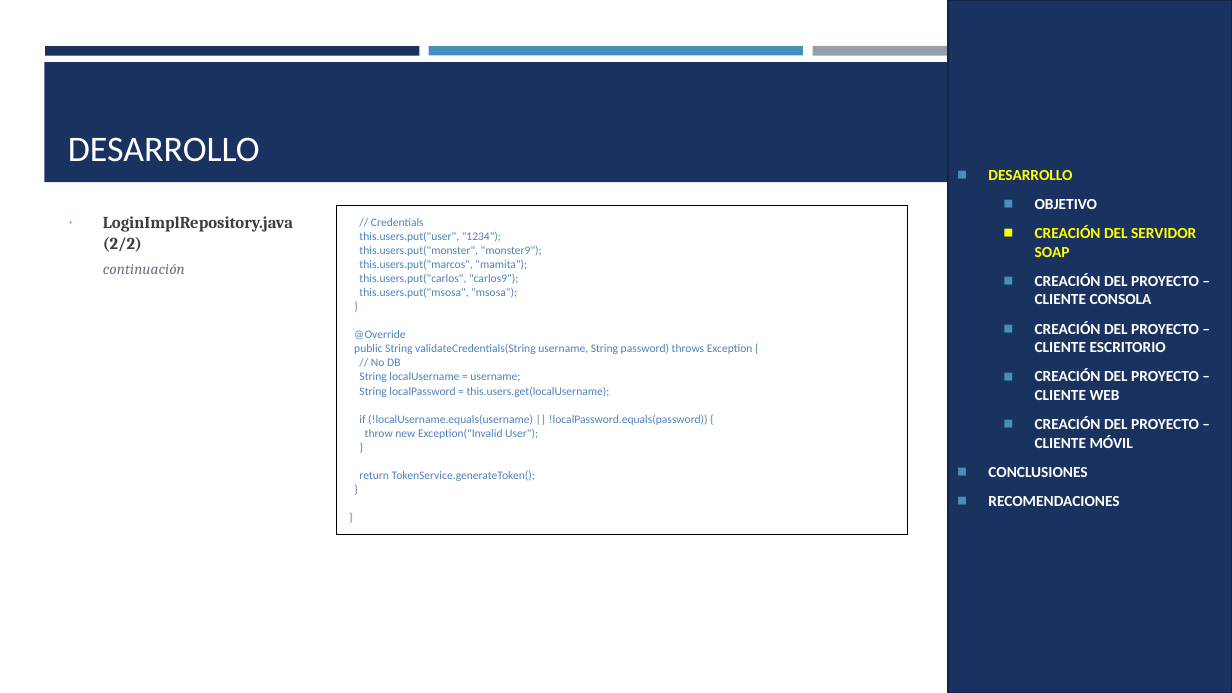
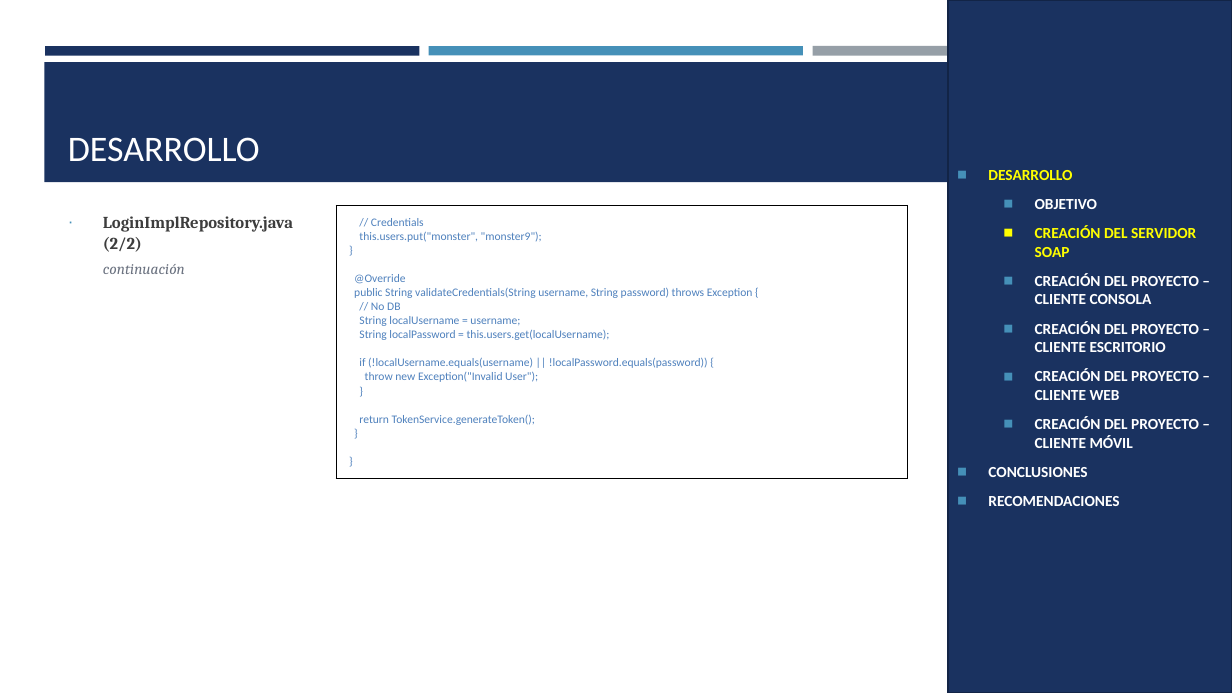
Before and after one commit to IMarcusDev/TI.1.1.-PAO202651_SOAP_JAVA_SINBDD_NRC_36883_GR04, a slide deck: slide 23 of 05. DOCUMENTACION/PRESENTACION TI.1.1. SOAP sin BDD en JAVA GR4.pptx. Drawn at 1232x693 pixels with LibreOffice and Linux fonts; fonts in the diff are those of the drawing. Boxes give left, top, right and bottom in pixels: in the first picture for what was removed or moved away, otherwise in the second. Text is boxed around its words. In the diff, an @@ line names an element or a change of style, - is before the commit and + after.

```diff
--- a/05. DOCUMENTACION/PRESENTACION TI.1.1. SOAP sin BDD en JAVA GR4.pptx
+++ b/05. DOCUMENTACION/PRESENTACION TI.1.1. SOAP sin BDD en JAVA GR4.pptx
@@ table at bbox=[336, 205, 908, 462] @@
@@ row 1, column 1: "// Credentials / this.users.put("user", "1234"); / this.users.put("monster", "monster9"); / this.users.put("marcos", "mamita"); / this.users.put("carlos", "carlos9"); / this.users.put("msosa", "msosa"); / } / @Override / public String validateCredentials(String username, String password) throws Exception { / // No DB / String localUsername = username; / String localPassword = this.users.get(localUsername); / if (!localUsername.equals(username) || !localPassword.equals(password)) { / throw new Exception("Invalid User"); / } / return TokenService.generateToken(); / } / }" to "// Credentials / this.users.put("monster", "monster9"); / } / @Override / public String validateCredentials(String username, String password) throws Exception { / // No DB / String localUsername = username; / String localPassword = this.users.get(localUsername); / if (!localUsername.equals(username) || !localPassword.equals(password)) { / throw new Exception("Invalid User"); / } / return TokenService.generateToken(); / } / }" @@
```
Also in this commit, not shown: 1 other slide changed.
